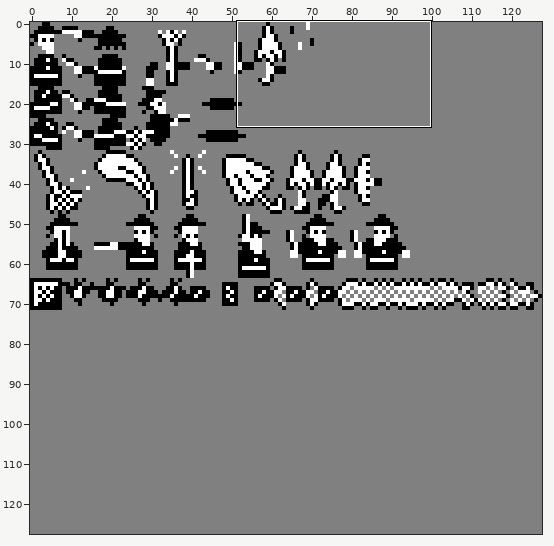
File history of a sprite sheet, src/data/image/mainsprites-8b.png. The picture above shows the old version from afar; the outline marks the close-up.
Close-up. Earlier state:
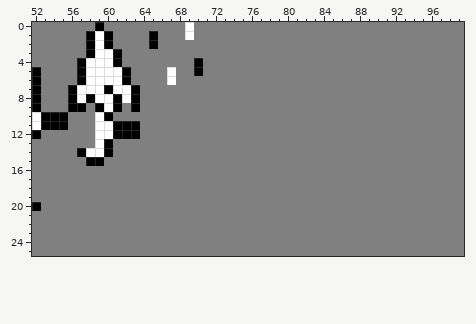
The file is 128x128 pixels. Shown: x 52..99, y 0..25.
Once edited:
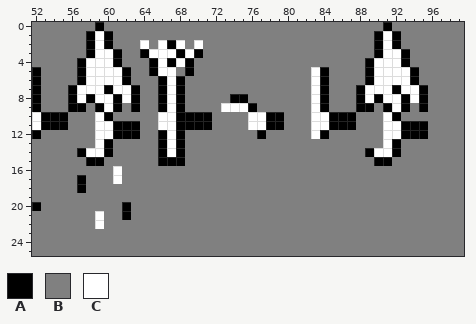
Palette (. is transparent): A #000000  B #808080  C #ffffff
Change:
@@ x 52..99 @@
- 0 BBBBBBBABBBBBBBBBCBBBBBBBBBBBBBBBBBBBBBBBBBBBBBB
- 1 BBBBBBACABBBBABBBCBBBBBBBBBBBBBBBBBBBBBBBBBBBBBB
- 2 BBBBBBACABBBBABBBBBBBBBBBBBBBBBBBBBBBBBBBBBBBBBB
- 3 BBBBBBACCABBBBBBBBBBBBBBBBBBBBBBBBBBBBBBBBBBBBBB
- 4 BBBBBACCCABBBBBBBBABBBBBBBBBBBBBBBBBBBBBBBBBBBBB
- 5 ABBBBACCCCABBBBCBBABBBBBBBBBBBBBBBBBBBBBBBBBBBBB
- 6 ABBBBACCCCABBBBCBBBBBBBBBBBBBBBBBBBBBBBBBBBBBBBB
- 7 ABBBACCCACCABBBBBBBBBBBBBBBBBBBBBBBBBBBBBBBBBBBB
- 8 ABBBACACCACABBBBBBBBBBBBBBBBBBBBBBBBBBBBBBBBBBBB
- 9 ABBBAABACABABBBBBBBBBBBBBBBBBBBBBBBBBBBBBBBBBBBB
-10 CAAABBBCABBBBBBBBBBBBBBBBBBBBBBBBBBBBBBBBBBBBBBB
-11 CAAABBBCCAAABBBBBBBBBBBBBBBBBBBBBBBBBBBBBBBBBBBB
-12 ABBBBBBCCAAABBBBBBBBBBBBBBBBBBBBBBBBBBBBBBBBBBBB
-13 BBBBBBBCABBBBBBBBBBBBBBBBBBBBBBBBBBBBBBBBBBBBBBB
-14 BBBBBACCABBBBBBBBBBBBBBBBBBBBBBBBBBBBBBBBBBBBBBB
-15 BBBBBBAABBBBBBBBBBBBBBBBBBBBBBBBBBBBBBBBBBBBBBBB
-16 BBBBBBBBBBBBBBBBBBBBBBBBBBBBBBBBBBBBBBBBBBBBBBBB
-17 BBBBBBBBBBBBBBBBBBBBBBBBBBBBBBBBBBBBBBBBBBBBBBBB
-18 BBBBBBBBBBBBBBBBBBBBBBBBBBBBBBBBBBBBBBBBBBBBBBBB
+ 0 BBBBBBBABBBBBBBBBBBBBBBBBBBBBBBBBBBBBBBABBBBBBBB
+ 1 BBBBBBACABBBBBBBBBBBBBBBBBBBBBBBBBBBBBACABBBBBBB
+ 2 BBBBBBACABBBCBCACBCBBBBBBBBBBBBBBBBBBBACABBBBBBB
+ 3 BBBBBBACCABBACCCACABBBBBBBBBBBBBBBBBBBACCABBBBBB
+ 4 BBBBBACCCABBBACACABBBBBBBBBBBBBBBBBBBACCCABBBBBB
+ 5 ABBBBACCCCABBACCBABBBBBBBBBBBBBCABBBBACCCCABBBBB
+ 6 ABBBBACCCCABBBACABBBBBBBBBBBBBBCABBBBACCCCABBBBB
+ 7 ABBBACCCACCABBACABBBBBBBBBBBBBBCABBBACCCACCABBBB
+ 8 ABBBACACCACABBACABBBBBAABBBBBBBCABBBACACCACABBBB
+ 9 ABBBAABACABABBACABBBBCCCABBBBBBCABBBAABACABABBBB
+10 CAAABBBCABBBBBCCAAAABBBBCCAABBBCCAAABBBCABBBBBBB
+11 CAAABBBCCAAABBCCAAAABBBBCCAABBBCCAAABBBCCAAABBBB
+12 ABBBBBBCCAAABBACABBBBBBBBABBBBBCABBBBBBCCAAABBBB
+13 BBBBBBBCABBBBBACABBBBBBBBBBBBBBBBBBBBBBCABBBBBBB
+14 BBBBBACCABBBBBACABBBBBBBBBBBBBBBBBBBBACCABBBBBBB
+15 BBBBBBAABBBBBBAAABBBBBBBBBBBBBBBBBBBBBAABBBBBBBB
+16 BBBBBBBBBCBBBBBBBBBBBBBBBBBBBBBBBBBBBBBBBBBBBBBB
+17 BBBBBABBBCBBBBBBBBBBBBBBBBBBBBBBBBBBBBBBBBBBBBBB
+18 BBBBBABBBBBBBBBBBBBBBBBBBBBBBBBBBBBBBBBBBBBBBBBB
 19 BBBBBBBBBBBBBBBBBBBBBBBBBBBBBBBBBBBBBBBBBBBBBBBB
-20 ABBBBBBBBBBBBBBBBBBBBBBBBBBBBBBBBBBBBBBBBBBBBBBB
-21 BBBBBBBBBBBBBBBBBBBBBBBBBBBBBBBBBBBBBBBBBBBBBBBB
-22 BBBBBBBBBBBBBBBBBBBBBBBBBBBBBBBBBBBBBBBBBBBBBBBB
+20 ABBBBBBBBBABBBBBBBBBBBBBBBBBBBBBBBBBBBBBBBBBBBBB
+21 BBBBBBBCBBABBBBBBBBBBBBBBBBBBBBBBBBBBBBBBBBBBBBB
+22 BBBBBBBCBBBBBBBBBBBBBBBBBBBBBBBBBBBBBBBBBBBBBBBB
 23 BBBBBBBBBBBBBBBBBBBBBBBBBBBBBBBBBBBBBBBBBBBBBBBB
